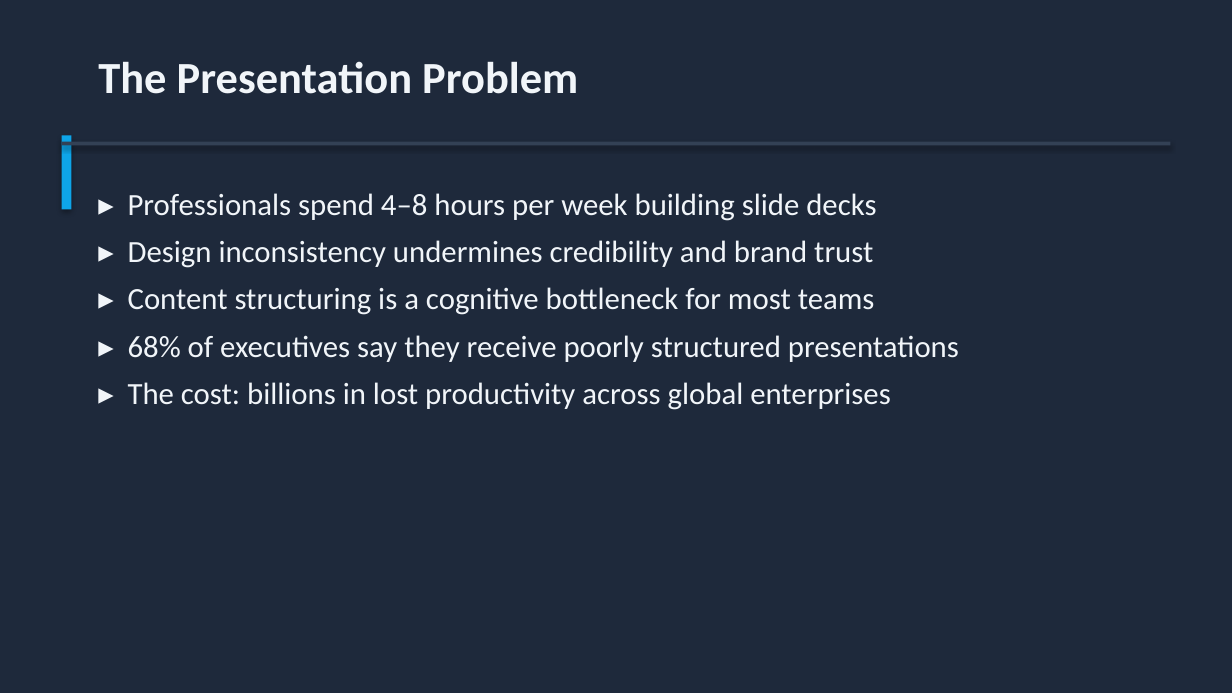
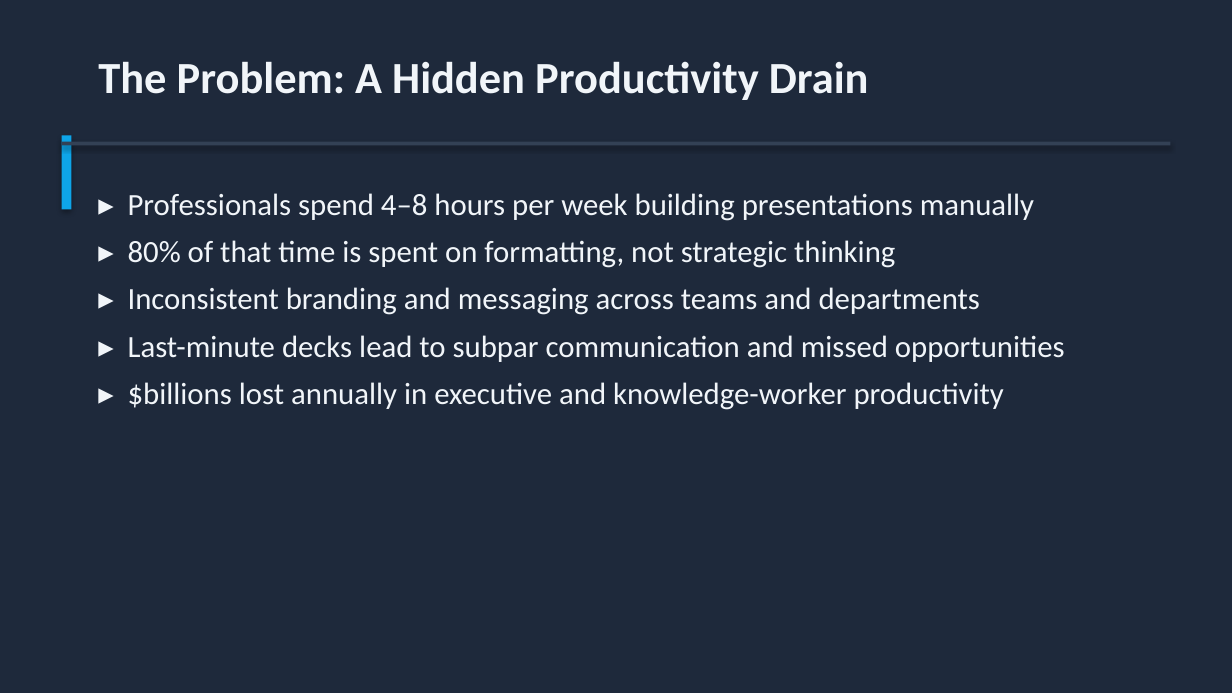
Before and after one commit to Moodswing9/claude-deck-generator, a slide deck: slide 4 of AI_Presentation_Generator_Pitch.pptx. Drawn at 1232x693 pixels with LibreOffice and Linux fonts; fonts in the diff are those of the drawing. Boxes give left, top, right and bottom in pixels: in the first picture for what was removed or moved away, otherwise in the second. Text is boxed around its words. In the diff, an @@ line names an element or a change of style, - is before the commit and + after.

```diff
--- a/AI_Presentation_Generator_Pitch.pptx
+++ b/AI_Presentation_Generator_Pitch.pptx
@@ text at (98,61,869,100): text changed @@
-The Presentation Problem
+The Problem: A Hidden Productivity Drain
@@ text at (128,193,1065,410): text changed @@
-▸ Professionals spend 4–8 hours per week building slide decks
-▸ Design inconsistency undermines credibility and brand trust
-▸ Content structuring is a cognitive bottleneck for most teams
-▸ 68% of executives say they receive poorly structured presentations
-▸ The cost: billions in lost productivity across global enterprises
+▸ Professionals spend 4–8 hours per week building presentations manually
+▸ 80% of that time is spent on formatting, not strategic thinking
+▸ Inconsistent branding and messaging across teams and departments
+▸ Last-minute decks lead to subpar communication and missed opportunities
+▸ $billions lost annually in executive and knowledge-worker productivity
```
Also in this commit, not shown: 8 other slides changed, 2 slides added, 2 slides removed, 4 other files.
